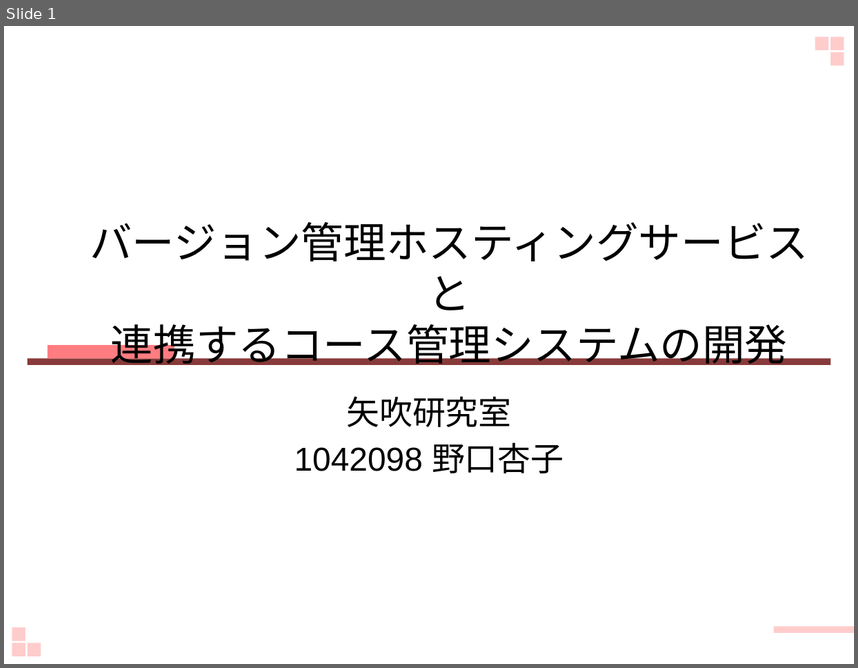
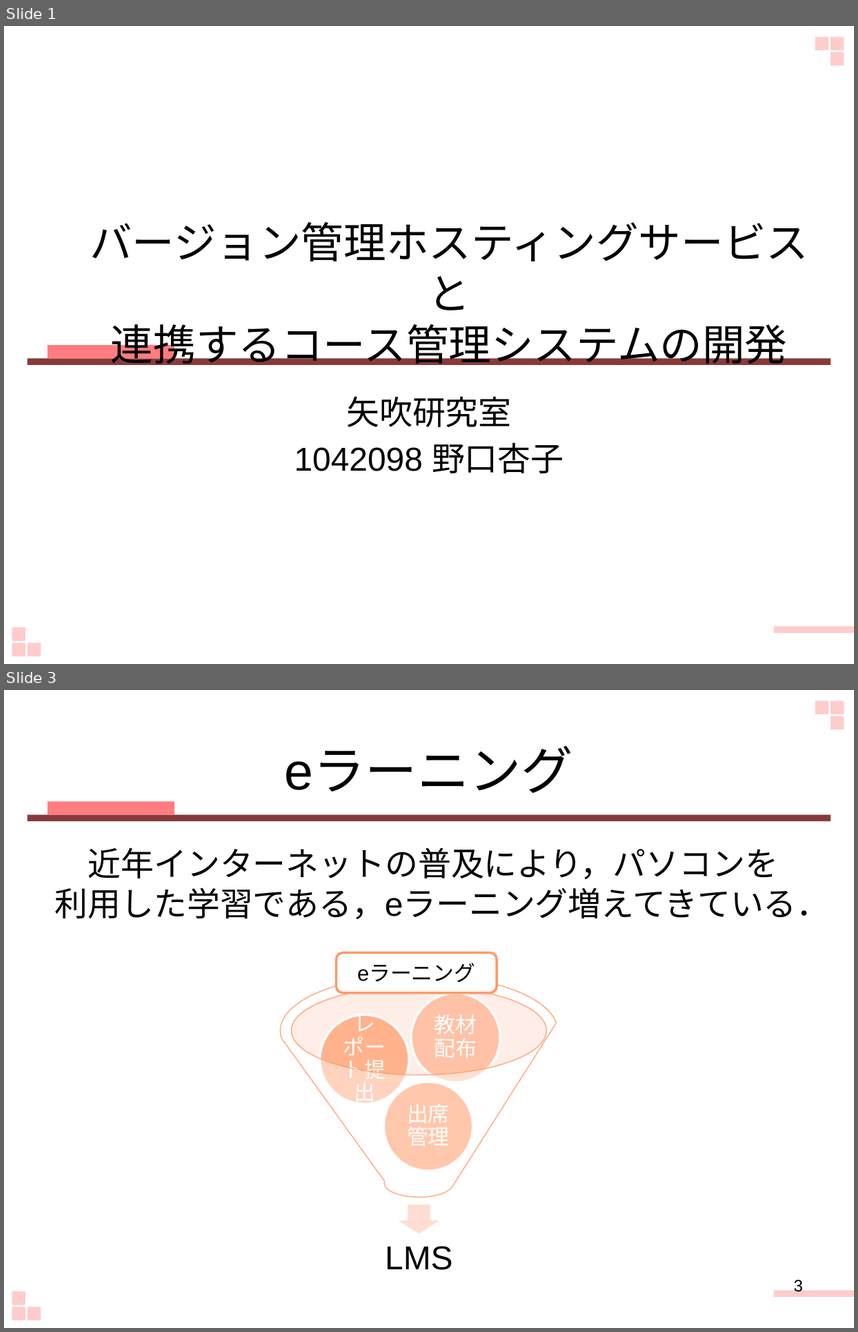
Before and after one commit to keimatsui/kadai, a slide deck: 卒業論文/2012/野口杏子/最終発表.pptx. Shown one above the other, each under a label of ours: slide 1 before the commit, slides 1 and 3 after it; the slides between them are not shown. The pictures are 858x668 and 858x1332 pixels, drawn with LibreOffice and Linux fonts; fonts in the diff are those of the drawing. Boxes give left, top, right and bottom in pixels: in the first picture for what was removed or moved away, otherwise in the second. Text is boxed around its words. In the diff, an @@ line names an element or a change of style, - is before the commit and + after.

```diff
--- a/卒業論文/2012/野口杏子/最終発表.pptx
+++ b/卒業論文/2012/野口杏子/最終発表.pptx
@@ slide 3 added at <box>4,690,854,1328</box>, background #FFFFFF; not listed: 7 template elements that a slide beside it also shows @@
@@ title added at <box>285,748,573,793</box>, 44 pt, text #000000 @@
+eラーニング
@@ rectangle added at <box>47,801,174,815</box>, fill #FF7C80 @@
@@ rectangle added at <box>27,815,831,822</box>, fill #883A3A @@
@@ text added at <box>55,847,830,919</box>, 28 pt, text #000000 @@
+近年インターネットの普及により，パソコンを利用した学習である，eラーニング増えてきている．
@@ rounded rectangle added at <box>337,953,497,993</box>, fill #FFFFFF, outline #FF9966 2 pt, 18 pt, text #000000 @@
+eラーニング
@@ group added at <box>280,975,557,1270</box>: 4 ellipses, 4 texts, 1 down arrow, 1 funnel @@
+LMS
+出席管理
+レポート提出
+教材配布
@@ page number added at <box>794,1278,803,1292</box>, 14 pt, text #000000 @@
+3
```
Also in this commit, not shown: 5 slides changed, 10 other slides added, 6 slides removed.
